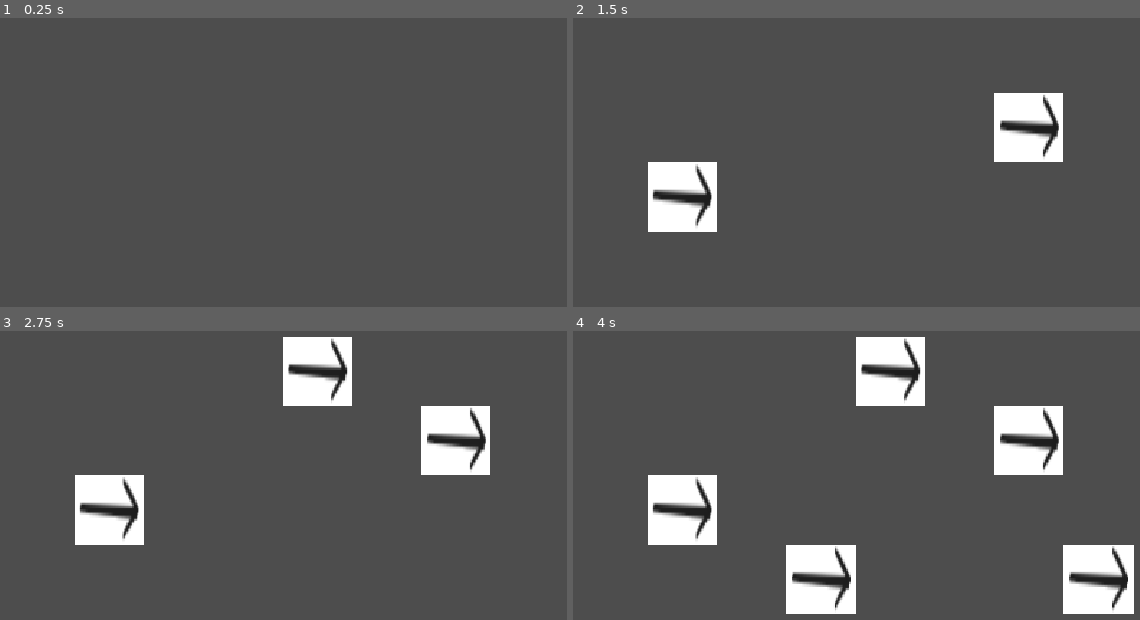
Above: before the commit, frames 1-4 (two rows, left to right).
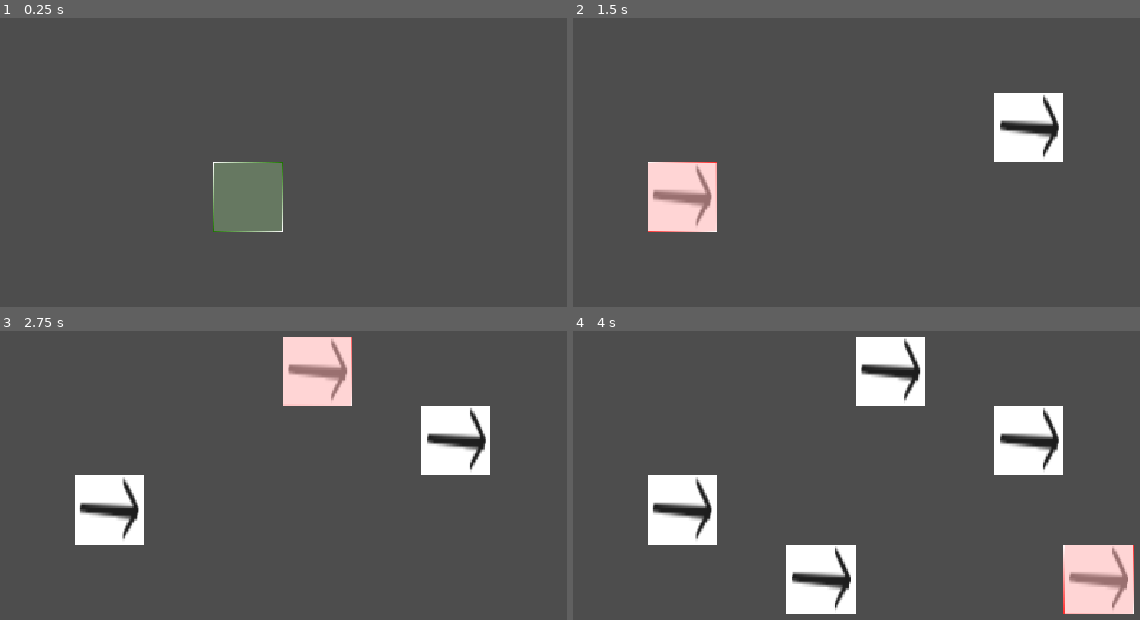
Above: after the commit, the same moments.

Repository: Schlutzkrapfen/Camara-Game
Game: Godot game, scene res://Levels/main_scene.tscn
Same seed, same stepped clock (60 frames per second), same inputs: the game is played once before the commit and once after it.
Inputs (mouse positions are in pixels of both pictures, inside the frame that each line leads up to):
- Up to frame 1 (0.25 s): no input
- Up to frame 2 (1.5 s): tap Enter at 0.5 s; move the mouse to (1015, 159) at 0.52 s; click (1015, 159) at 0.67 s; tap Space at 1.25 s; move the mouse to (680, 202) at 1.27 s; click (680, 202) at 1.42 s
- Up to frame 3 (2.75 s): tap Enter at 2 s; move the mouse to (345, 394) at 2.02 s; click (345, 394) at 2.17 s
- Up to frame 4 (4 s): tap Space at 2.75 s; move the mouse to (799, 585) at 2.77 s; click (799, 585) at 2.92 s; tap Enter at 3.5 s; move the mouse to (1077, 562) at 3.52 s; click (1077, 562) at 3.67 s

The runs differ from the first frame. In frame 1, 3.0% of the frame differs, in the area x 37-50%, y 49-75%; in frame 2, 2.9%; in frame 3, 2.9%; in frame 4, 2.9%.

Commit message:
added the option to check if you can build here

Diff:
--- /dev/null
+++ b/Levels/check_if_build.gd
@@ -0,0 +1,21 @@
+extends TileMapLayer
+
+@export var main_tileset:TileMapLayer
+@onready var tilemap:TileMapLayer = self
+
+signal is_okay_to_build(bool)
+
+
+# Called every frame. 'delta' is the elapsed time since the previous frame.
+
+func _process(_delta: float) -> void:#
+	tilemap.clear()
+
+	var mouse_pos = get_global_mouse_position()
+	var tile = tilemap.local_to_map(tilemap.to_local(mouse_pos))
+	if main_tileset.get_cell_tile_data(tile) == null:
+		tilemap.set_cell(tile,0,Vector2i(0,0))
+		emit_signal("is_okay_to_build",true)
+	else:
+		tilemap.set_cell(tile,1,Vector2i(0,0))
+		emit_signal("is_okay_to_build",false)
--- a/Levels/main_scene.tscn
+++ b/Levels/main_scene.tscn
@@ -1,7 +1,10 @@
 [gd_scene format=3 uid="uid://b1x40dtqa0bf6"]
 
+[ext_resource type="Script" uid="uid://dw655442tyxqd" path="res://Levels/check_if_build.gd" id="1_72q2g"]
 [ext_resource type="Texture2D" uid="uid://dab8ry1vc6pti" path="res://assets/Protype Factory/factory.png" id="1_tl8y8"]
+[ext_resource type="Texture2D" uid="uid://cklbh2npgj3ln" path="res://assets/BuildingCheck/Right.png" id="1_wjs4o"]
 [ext_resource type="Texture2D" uid="uid://d3jnlwymjk0yl" path="res://assets/Protype Factory/conver Belt.png" id="1_wr0fo"]
+[ext_resource type="Texture2D" uid="uid://d3ps21yld861w" path="res://assets/BuildingCheck/Wrong.png" id="2_mc1i1"]
 [ext_resource type="Texture2D" uid="uid://b5w0sxaixnlhk" path="res://assets/Protype Factory/splitter.png" id="3_wr0fo"]
 [ext_resource type="Script" uid="uid://b7r4n585kvy5" path="res://Levels/spawner.gd" id="4_p8lrm"]
 [ext_resource type="Resource" uid="uid://cwefkshq6k55c" path="res://Resourcen/conaer_belt.tres" id="5_wr0fo"]
@@ -27,12 +30,35 @@
 sources/2 = SubResource("TileSetAtlasSource_wjs4o")
 sources/0 = SubResource("TileSetAtlasSource_mne4e")
 
+[sub_resource type="TileSetAtlasSource" id="TileSetAtlasSource_8rkvs"]
+texture = ExtResource("1_wjs4o")
+texture_region_size = Vector2i(100, 100)
+0:0/0 = 0
+
+[sub_resource type="TileSetAtlasSource" id="TileSetAtlasSource_xnfqo"]
+texture = ExtResource("2_mc1i1")
+texture_region_size = Vector2i(100, 100)
+0:0/0 = 0
+
+[sub_resource type="TileSet" id="TileSet_mne4e"]
+tile_size = Vector2i(100, 100)
+sources/0 = SubResource("TileSetAtlasSource_8rkvs")
+sources/1 = SubResource("TileSetAtlasSource_xnfqo")
+
 [node name="Main Scene" type="Node2D" unique_id=1857987435]
 
 [node name="Camera2D" type="Camera2D" parent="." unique_id=1101754663]
 position = Vector2(576, 327)
 
-[node name="TileMapLayer" type="TileMapLayer" parent="." unique_id=271784119]
+[node name="MainTailMap" type="TileMapLayer" parent="." unique_id=271784119]
 tile_set = SubResource("TileSet_nacyp")
 script = ExtResource("4_p8lrm")
 factory_list = [ExtResource("5_wr0fo")]
+
+[node name="CheckIfBuild" type="TileMapLayer" parent="." unique_id=1360988074 node_paths=PackedStringArray("main_tileset")]
+tile_set = SubResource("TileSet_mne4e")
+physics_quadrant_size = 100
+script = ExtResource("1_72q2g")
+main_tileset = NodePath("../MainTailMap")
+
+[connection signal="is_okay_to_build" from="CheckIfBuild" to="MainTailMap" method="check_building"]
--- a/Levels/spawner.gd
+++ b/Levels/spawner.gd
@@ -3,6 +3,8 @@
 
 @export var factory_list:Array[BuildingResource]
 @onready var tilemap:TileMapLayer =  self
+
+var is_okay_to_build:bool = false
 
 # Called when the node enters the scene tree for the first time.
 func _ready() -> void:
@@ -12,15 +14,13 @@
 	#tilemap.set_cell(tile,currentStats.tileMapID[0],currentShowTile)
 	#var globalTilePosition = tilemap.to_global(@export var size:Array = Array(0,0)tilemap.map_to_local(tile))
 
-
-# Called every frame. 'delta' is the elapsed time since the previous frame.
-func _process(delta: float) -> void:
-	pass
+func check_building(is_okay:bool):
+	is_okay_to_build = is_okay
 
 
 func _input(event: InputEvent) -> void:
 	if event is InputEventMouseButton :
-		if event.button_index == MOUSE_BUTTON_LEFT and event.pressed:
+		if event.button_index == MOUSE_BUTTON_LEFT and event.pressed and is_okay_to_build:
 			spawn(event.position)
 		if event.button_index == MOUSE_BUTTON_RIGHT and event.pressed:
 			pass
Not shown, added: Levels/check_if_build.gd.uid
Binary file added: assets/BuildingCheck/Right.png
Not shown, added: assets/BuildingCheck/Right.png.import
Binary file added: assets/BuildingCheck/Wrong.png
Not shown, added: assets/BuildingCheck/Wrong.png.import
